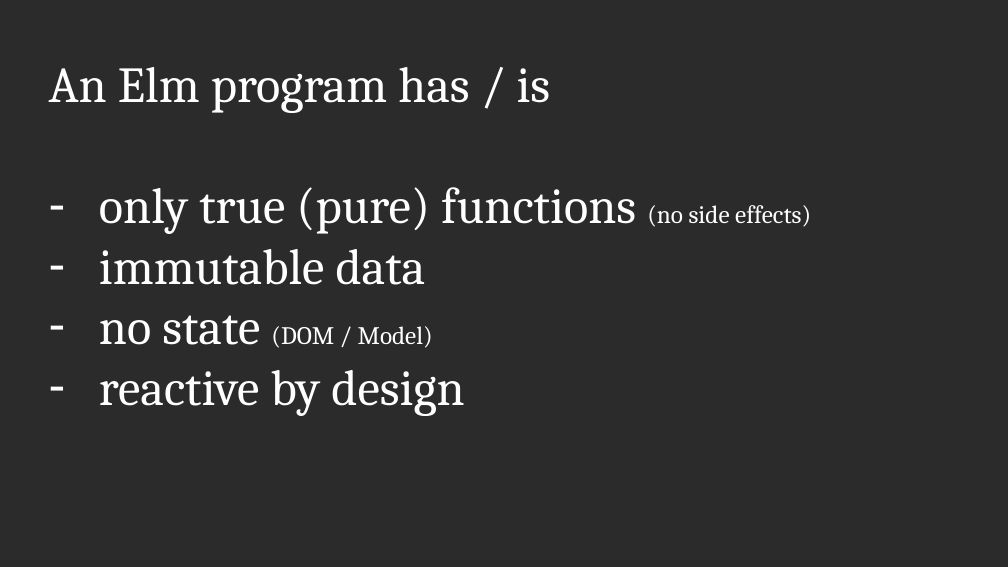
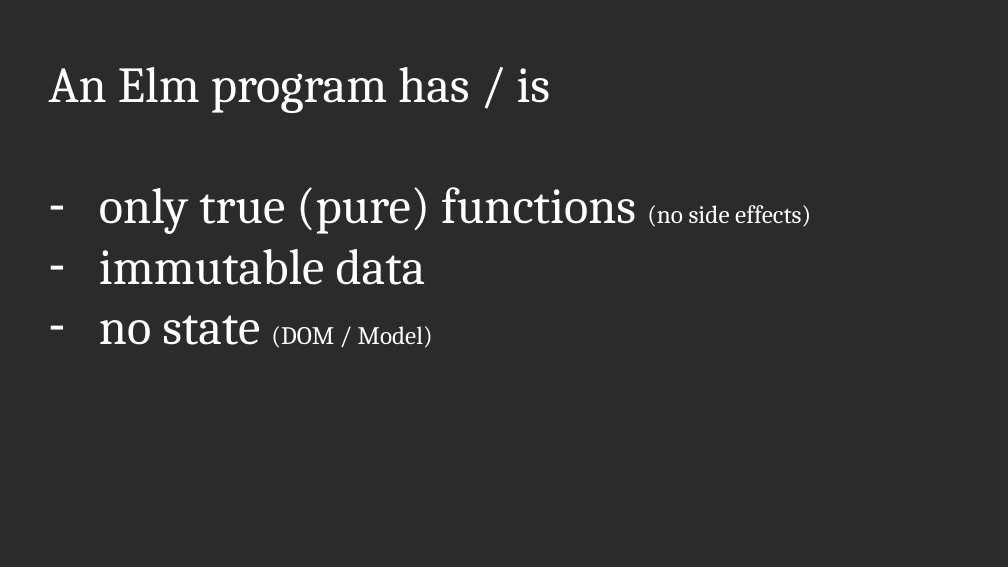
Before and after one commit to scameronde/elm-et2017, a slide deck: slide 15 of Elm.pptx (slide 17 before the commit). Drawn at 1008x567 pixels with LibreOffice and Linux fonts; fonts in the diff are those of the drawing; background and template pictures are left out; a plain dark background stands for a picture behind light text. Boxes give left, top, right and bottom in pixels: in the first picture for what was removed or moved away, otherwise in the second. Text is boxed around its words. In the diff, an @@ line names an element or a change of style, - is before the commit and + after.

```diff
--- a/Elm.pptx
+++ b/Elm.pptx
@@ text at box(99, 370, 464, 416): paragraph removed @@
-– reactive by design
```
Also in this commit, not shown: 4 other slides changed, 2 slides added, 3 slides removed.
